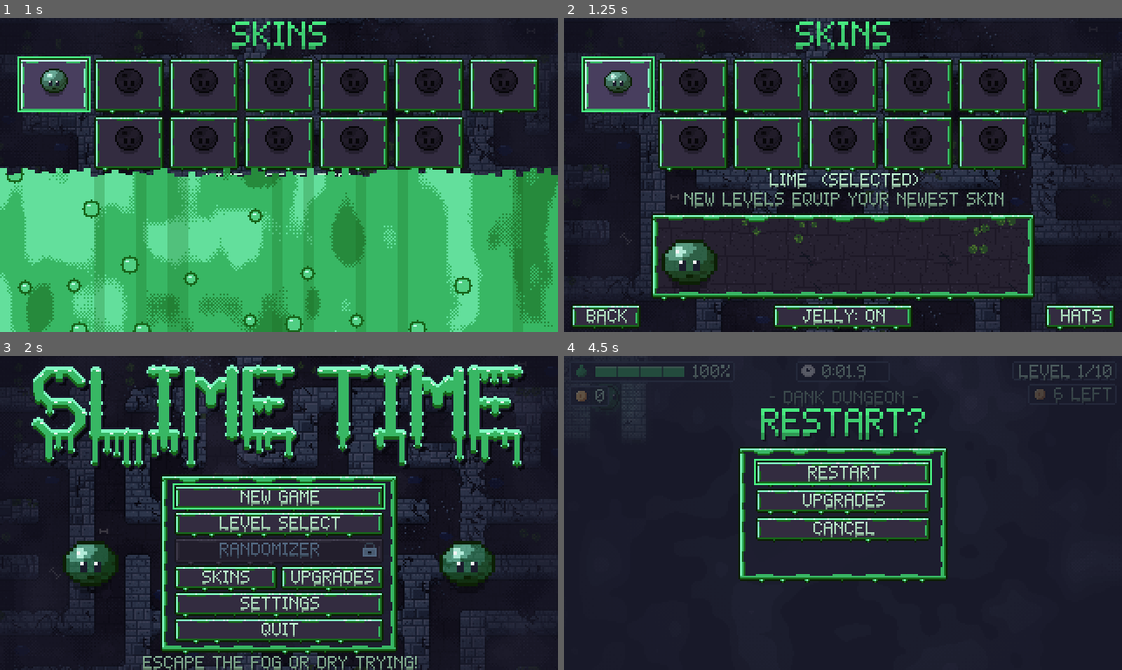
Above: before the commit, frames 1-4 (two rows, left to right).
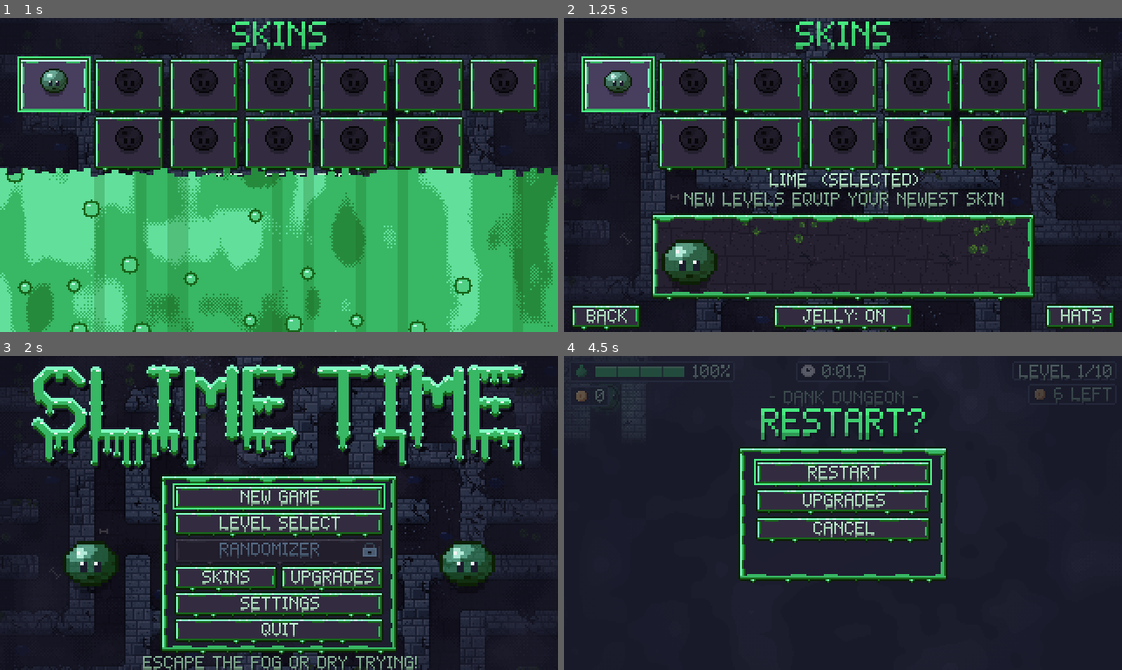
Above: after the commit, the same moments.

Repository: AveryBlue-GD/slime-time
Game: Godot game, scene res://scenes/title.tscn
Same seed, same stepped clock (60 frames per second), same inputs: the game is played once before the commit and once after it.
Inputs (mouse positions are in pixels of both pictures, inside the frame that each line leads up to):
- Up to frame 1 (1 s): click "SKINS" at 0.5 s
- Up to frame 2 (1.25 s): no input
- Up to frame 3 (2 s): tap Enter at 1.25 s; move the mouse to (401, 497) at 1.27 s; hold D (move_right) from 1.28 s (still down); tap P at 1.35 s; click (401, 497) at 1.42 s; tap Space (jump) at 1.52 s
- Up to frame 4 (4.5 s): release D (move_right) at 2 s; click "NEW GAME" at 2 s; drag from (731, 528) to (815, 575) at 2.77 s; move the mouse to (898, 443) at 3.52 s; hold D (move_right) 3.53-4.25 s; tap I at 3.6 s; tap R (restart) at 4.25 s; drag from (815, 575) to (675, 465) at 4.27 s

Frame 1 is identical in both runs. In frame 2, 1.4% of the frame differs, in the area x 1-99%, y 62-100%; in frame 3, 1.7%, in the area x 29-71%, y 38-95%; in frame 4, 1.3%.

Commit message:
Remove the custom skin's glow (slider, setting, fog light, unlock text): the Brightness upgrade replaced it
Co-Authored-By: Claude Opus 5.5 <noreply@anthropic.com>

Diff:
--- a/assets/shaders/fog.gdshader
+++ b/assets/shaders/fog.gdshader
@@ -8,8 +8,7 @@
 // Unexplored cells are fully covered by mist. A newly reached cell clears over `reveal_time`;
 // once the slime moves away, lit cells fade back toward mist in steps. Walls use the same steps
 // at the same moments, just `wall_shade` thicker. Fog edges are softened by blending
-// neighboring cells and dithered so they stay pixel-crisp. A glowing slime (custom skin, after
-// beating the game) also lights rings of colored light around itself.
+// neighboring cells and dithered so they stay pixel-crisp.
 
 uniform float now;
 uniform float wall_shade = 0.3;
@@ -26,9 +25,6 @@
 uniform vec4 fog_deep = vec4(0.078, 0.078, 0.133, 1.0);
 uniform vec4 fog_mist = vec4(0.247, 0.239, 0.341, 1.0);
 
-uniform vec2 glow_pos;
-uniform float glow_radius = 0.0;
-uniform vec4 glow_color = vec4(1.0);
 
 const float BAYER[16] = {0.0, 8.0, 2.0, 10.0, 12.0, 4.0, 14.0, 6.0, 3.0, 11.0, 1.0, 9.0, 15.0, 7.0, 13.0, 5.0};
 const float DITHER_LEVELS = 8.0;
@@ -99,16 +95,5 @@
 	float band = floor(n * n * 5.0 * (0.7 + 0.6 * swell)) / 4.0;
 	vec3 rgb = mix(fog_deep.rgb, fog_mist.rgb, clamp(band, 0.0, 1.0));
 
-	if (glow_radius > 0.0) {
-		vec2 here = floor(UV * map_size / 2.0) * 2.0 + 1.0;
-		float d = distance(here, glow_pos) / glow_radius;
-		if (d < 1.0) {
-			float ring = d < 0.4 ? 0.1 : (d < 0.7 ? 0.35 : 0.65);
-			alpha = min(alpha, ring);
-			// Tint: the mist takes on the slime's color, and lit ground gets a faint wash.
-			rgb = mix(rgb, glow_color.rgb * 0.5, 0.6);
-			alpha = max(alpha, 0.14 * (1.0 - d));
-		}
-	}
 	COLOR = vec4(rgb, alpha);
 }
--- a/scripts/game.gd
+++ b/scripts/game.gd
@@ -43,8 +43,6 @@
 const UNREVEALED := Color(0, 0, 0, 0)
 ## Fog times are stored as 16-bit counts of 1/FOG_TICKS seconds (up to ~68 minutes).
 const FOG_TICKS := 16.0
-## Light radius of a fully glowing slime (custom skin, after beating the game).
-const GLOW_MAX_RADIUS := 64.0
 
 const GOO_ALPHA := 120
 ## Rainbow skin: the trail's hue advances this many full rainbows per second of play.
@@ -108,7 +106,6 @@
 var skin_color: Color = Skins.get_preset(Skins.DEFAULT).color
 var goo := Color(0, 0, 0)
 var goo_dark := Color(0, 0, 0)
-var glow_radius := 0.0
 var rainbow := false
 ## Hard mode: fully dimmed areas turn back into unexplored fog.
 var hard_mode := false
@@ -186,7 +183,6 @@
 		if not is_random() and not hard_mode:
 			equipped = progress.equip_first_run_skin(level)
 		skin_color = progress.skin_color()
-		glow_radius = progress.glow_amount() * GLOW_MAX_RADIUS
 		rainbow = progress.is_rainbow()
 	var shades := Skins.shades(skin_color)
 	goo = Color(shades.mid, GOO_ALPHA / 255.0)
@@ -263,7 +259,7 @@
 			if light_reach > 0.0:
 				_reveal_light(pos)
 	_pick_up_coins(pos)
-	if not chalice.visible and pos.distance_to(chalice.position) <= CHALICE_REVEAL_DISTANCE + glow_radius * 0.5:
+	if not chalice.visible and pos.distance_to(chalice.position) <= CHALICE_REVEAL_DISTANCE:
 		chalice.visible = true
 	hud.set_slime(slime_remaining)
 	if slime_remaining <= 0.0 and not slime.is_airborne():
@@ -273,7 +269,6 @@
 func _process(_delta: float) -> void:
 	var fog_material := fog_sprite.material as ShaderMaterial
 	fog_material.set_shader_parameter("now", elapsed)
-	fog_material.set_shader_parameter("glow_pos", slime.position + slime.sprite.position)
 	slime_light.position = (slime.position + slime.sprite.position).round()
 	if rainbow:
 		slime_light.modulate = Color(hud.goo_color, SLIME_LIGHT_STRENGTH)
@@ -355,7 +350,7 @@
 
 
 ## Fog opacity (0 = fully lit, 1 = covered) at a pixel position right now; matches fog.gdshader's
-## per-cell value, without its cosmetic extras (soft edges, clearing fade-in, glow).
+## per-cell value, without its cosmetic extras (soft edges, clearing fade-in).
 func fog_alpha_at(pos: Vector2) -> float:
 	var cell := _fog_decode(fog_image.get_pixelv(Vector2i((pos / FOG_CELL).floor())))
 	if not cell.revealed:
@@ -418,8 +413,6 @@
 	fog_material.set_shader_parameter("fade_alpha", PackedFloat32Array(FADE_ALPHA))
 	fog_material.set_shader_parameter("wall_shade", WALL_FOG_ALPHA)
 	fog_material.set_shader_parameter("map_size", Vector2(maze.size * TILE))
-	fog_material.set_shader_parameter("glow_radius", glow_radius)
-	fog_material.set_shader_parameter("glow_color", skin_color)
 	fog_material.set_shader_parameter("hard_mode", hard_mode)
 	var fog_colors := Themes.fog_colors(theme)
 	if not fog_colors.is_empty():
@@ -750,7 +743,7 @@
 	elif progress and progress.levels_cleared < level:
 		var unlocked := Skins.unlocked_by_level(level)
 		if level >= Levels.COUNT:
-			text += "\nUNLOCKED: ANY SKIN YOU WANT + GLOW + RAINBOW!"
+			text += "\nUNLOCKED: ANY SKIN YOU WANT + RAINBOW!"
 		elif unlocked != "":
 			text += "\nNEW SKIN: " + unlocked
 		get_tree().create_timer(0.6).timeout.connect(func() -> void: _sfx("unlock"))
--- a/scripts/progress.gd
+++ b/scripts/progress.gd
@@ -44,8 +44,6 @@
 ## Spending coins dev mode adds (0 when --coins sets an exact amount).
 var dev_coins := DEV_COINS
 var custom_color := Color8(239, 125, 47)
-## Glow strength for the custom skin, 0-1.
-var glow := 0.6
 var sound_on := true
 ## Master volume, 0-1 (applied to the Master audio bus).
 var volume := 0.8
@@ -158,7 +156,6 @@
 	selected_hat = file.get_value("skin", "hat", Hats.NONE)
 	if not is_hat_unlocked(selected_hat):
 		selected_hat = Hats.NONE
-	glow = clampf(file.get_value("skin", "glow", glow), 0.0, 1.0)
 	sound_on = file.get_value("settings", "sound_on", true)
 	volume = clampf(file.get_value("settings", "volume", volume), 0.0, 1.0)
 	hard_mode = file.get_value("settings", "hard_mode", false)
@@ -197,7 +194,6 @@
 	file.set_value("skin", "custom_color", custom_color)
 	file.set_value("skin", "jelly", jelly)
 	file.set_value("skin", "hat", selected_hat)
-	file.set_value("skin", "glow", glow)
 	file.set_value("settings", "sound_on", sound_on)
 	file.set_value("settings", "volume", volume)
 	file.set_value("settings", "hard_mode", hard_mode)
@@ -427,7 +423,6 @@
 	set_jelly(true)
 	selected_hat = Hats.NONE
 	custom_color = Color8(239, 125, 47)
-	glow = 0.6
 	hard_mode = false
 	best_times = {}
 	skin_notices_seen.clear()
@@ -454,13 +449,6 @@
 	return Skins.get_preset(id).color
 
 
-## Glow strength in play: only the custom skin glows, and only once the game is beaten.
-func glow_amount() -> float:
-	if active_skin() == Skins.CUSTOM and is_skin_unlocked(Skins.CUSTOM):
-		return glow
-	return 0.0
-
-
 ## Wears skin `id` as jelly or (`jelly_version` false) solid, if that version is unlocked.
 func select_skin(id: String, jelly_version: Variant = null) -> void:
 	var as_jelly: bool = jelly if jelly_version == null else jelly_version
--- a/scripts/skins.gd
+++ b/scripts/skins.gd
@@ -3,7 +3,7 @@
 
 ## Slime colors. Each preset unlocks once `unlock` levels have been cleared (Lime from the
 ## start, then one per level 1-9). A level's first run is played in the skin the level before it
-## unlocked, so each one is matched to the next level's theme (see Themes.BY_LEVEL). "custom" (color wheel + glow) unlocks after the final level.
+## unlocked, so each one is matched to the next level's theme (see Themes.BY_LEVEL). "custom" (color wheel) unlocks after the final level.
 ## "rainbow" unlocks with level 10, like the custom color: rainbow bands flow across the slime
 ## like a wave, and its trail cycles through the rainbow.
 ## Jelly: slimes are see-through jelly by default. Every skin also comes in a solid version
--- a/scripts/ui/skin_showcase.gd
+++ b/scripts/ui/skin_showcase.gd
@@ -74,17 +74,15 @@
 			floor_root.add_child(tile)
 
 
-## Shows skin `color` (`rainbow`, `jelly` = see-through, `glow` 0-1, `locked` = silhouette) and
+## Shows skin `color` (`rainbow`, `jelly` = see-through, `locked` = silhouette) and
 ## starts the routine from the top.
-func show_skin(color: Color, rainbow: bool, jelly: bool, glow := 0.0, locked := false) -> void:
+func show_skin(color: Color, rainbow: bool, jelly: bool, locked := false) -> void:
 	if slime:
 		slime.queue_free()
 	slime = UIKit.make_slime_preview(color, 2, rainbow, jelly)
 	add_child(slime)
 	if locked:
 		slime.modulate = Color(0, 0, 0, 0.85)
-	else:
-		slime.modulate = Color(1, 1, 1).lerp(Color(1.6, 1.6, 1.6), glow * 0.5)
 	_time = 0.0
 	_pose()
 
--- a/scripts/ui/skins_screen.gd
+++ b/scripts/ui/skins_screen.gd
@@ -3,7 +3,7 @@
 ## Skin select. Slimes are see-through jelly by default; the JELLY ON / OFF switch shows the same
 ## skins in solid form instead, each unlocked by beating its level on hard mode (the jelly ones
 ## unlock with the story levels). A tile per skin (locked ones are silhouettes); for the custom
-## skin, once the game is beaten, a color wheel and a glow slider. The HATS button flips to the
+## skin, once the game is beaten, a color wheel. The HATS button flips to the
 ## hats page: a tile per hat (plus no hat), each shown on a slime in your skin.
 ##
 ## Layout (320x180, mirrored left/right): title, a 7-wide grid, the status line, a hint, the
@@ -18,7 +18,7 @@
 const RULE_TOP := 100
 const CUSTOM_TOP := 112
 const WHEEL_SIZE := 48
-const SLIDER_WIDTH := 90
+const WHEEL_GAP := 40
 const SKINS_RULE := "NEW LEVELS EQUIP YOUR NEWEST SKIN"
 const SOLID_RULE := "SOLID SKINS UNLOCK ON HARD MODE"
 const HATS_RULE := "WIN RANDOM MAZES TO UNLOCK HATS"
@@ -29,7 +29,6 @@
 var status: Label
 var custom_panel: Control
 var wheel: ColorWheel
-var glow_slider: HSlider
 var big_preview: AnimatedSprite2D
 ## The animated preview of the clicked skin (where the custom panel goes when that's not shown).
 var showcase: SkinShowcase
@@ -197,13 +196,13 @@
 	return tile
 
 
-## The custom color panel, mirrored about the center: the wheel on the left, the glow slider in
-## the middle, the big preview on the right.
+## The custom color panel, mirrored about the center: the wheel on the left, the big preview
+## on the right.
 func _build_custom_panel() -> void:
 	custom_panel = Control.new()
 	custom_panel.position = Vector2(0, CUSTOM_TOP)
 	add_child(custom_panel)
-	var span := WHEEL_SIZE + 16 + SLIDER_WIDTH + 16 + WHEEL_SIZE  # wheel, gap, slider, gap, preview
+	var span := WHEEL_SIZE + WHEEL_GAP + WHEEL_SIZE  # wheel, gap, preview
 	var left := roundf((320 - span) / 2.0)
 	wheel = ColorWheel.new()
 	wheel.position = Vector2(left, 0)
@@ -212,22 +211,6 @@
 	wheel.set_color(Progress.custom_color)
 	wheel.color_changed.connect(func(_c: Color) -> void: _on_custom_changed())
 
-	var slider_x := left + WHEEL_SIZE + 16
-	var label := UIKit.make_label("GLOW", 8, UIKit.TEXT_DIM)
-	label.horizontal_alignment = HORIZONTAL_ALIGNMENT_CENTER
-	label.position = Vector2(slider_x, 12)
-	label.size = Vector2(SLIDER_WIDTH, 10)
-	custom_panel.add_child(label)
-	glow_slider = HSlider.new()
-	glow_slider.position = Vector2(slider_x, 26)
-	glow_slider.size = Vector2(SLIDER_WIDTH, 10)
-	glow_slider.min_value = 0.0
-	glow_slider.max_value = 1.0
-	glow_slider.step = 0.05
-	glow_slider.value = Progress.glow
-	glow_slider.value_changed.connect(func(_v: float) -> void: _on_custom_changed())
-	custom_panel.add_child(glow_slider)
-
 	big_preview = UIKit.make_slime_preview(Progress.custom_color, 2)
 	big_preview.position = Vector2(left + span - WHEEL_SIZE / 2.0, WHEEL_SIZE / 2.0)
 	custom_panel.add_child(big_preview)
@@ -245,8 +228,7 @@
 ## Plays skin `id` (in the version on view) on the preview stage.
 func _preview(id: String) -> void:
 	var color: Color = Skins.RAINBOW_BASE if id == Skins.RAINBOW else (Progress.custom_color if id == Skins.CUSTOM else Skins.get_preset(id).color)
-	var glow: float = Progress.glow if id == Skins.CUSTOM else 0.0
-	showcase.show_skin(color, id == Skins.RAINBOW, view_jelly, glow, not Progress.is_skin_unlocked(id, view_jelly))
+	showcase.show_skin(color, id == Skins.RAINBOW, view_jelly, not Progress.is_skin_unlocked(id, view_jelly))
 
 
 func _on_hat_tile(id: String) -> void:
@@ -257,11 +239,9 @@
 func _on_custom_changed() -> void:
 	wheel.value = 1.0
 	Progress.custom_color = wheel.get_color()
-	Progress.glow = glow_slider.value
 	Progress.save_progress()
 	Skins.apply_to(big_preview.material, Progress.custom_color)
 	Skins.apply_to(tiles[Skins.CUSTOM].get_meta("preview").material, Progress.custom_color)
-	big_preview.modulate = Color(1, 1, 1).lerp(Color(1.6, 1.6, 1.6), Progress.glow * 0.5)
 	skin_text.recolor()
 
 
--- a/scripts/ui/victory.gd
+++ b/scripts/ui/victory.gd
@@ -7,14 +7,14 @@
 
 func _ready() -> void:
 	UIKit.setup_screen(self, "YOU ESCAPED!")
-	var lines := UIKit.make_label("ALL %d MAZES CLEARED\n\nUNLOCKED: ANY SKIN YOU WANT + GLOW + RAINBOW" % Levels.COUNT, 8, UIKit.TEXT)
+	var lines := UIKit.make_label("ALL %d MAZES CLEARED\n\nUNLOCKED: ANY SKIN YOU WANT + RAINBOW" % Levels.COUNT, 8, UIKit.TEXT)
 	lines.horizontal_alignment = HORIZONTAL_ALIGNMENT_CENTER
 	add_child(lines)
 	lines.set_anchors_and_offsets_preset(Control.PRESET_TOP_WIDE)
 	lines.offset_top = 26
 	lines.offset_bottom = 56
 
-	# Every skin hops along, with the new custom color in the middle, glowing.
+	# Every skin hops along, with the new custom color in the middle.
 	var colors: Array[Color] = []
 	for preset: Dictionary in Skins.PRESETS:
 		colors.append(preset.color)
--- a/tests/demo_unlock_all.gd
+++ b/tests/demo_unlock_all.gd
@@ -36,7 +36,6 @@
 	Progress.current_level = 1
 	Progress.selected_skin = Skins.DEFAULT
 	Progress.custom_color = Color8(239, 125, 47)
-	Progress.glow = 0.6
 	Progress.hard_mode = false
 	Progress.best_times = {}
 	Progress.skin_notices_seen.clear()
--- a/tests/test_phase5.gd
+++ b/tests/test_phase5.gd
@@ -1,6 +1,6 @@
 extends SceneTree
 
-## Phase 5 checks: skins unlock and recolor slime/trail/HUD, the custom skin glows only after the
+## Phase 5 checks: skins unlock and recolor slime/trail/HUD, the custom color unlocks after the
 ## game is beaten, key remapping works and saves, walls and floor dim together, randomizer mazes
 ## are always completable (and beatable), and the menu screens build correctly.
 ## Uses a throwaway save file; your real save is never written.
@@ -40,13 +40,12 @@
 	progress.select_skin("ocean")
 	_check(progress.skin_color() == Skins.get_preset("ocean").color, "clearing level 3 unlocks Ocean")
 	progress.selected_skin = Skins.CUSTOM
-	_check(progress.skin_color() == starter and progress.glow_amount() == 0.0, "custom skin and glow stay locked before beating the game")
+	_check(progress.skin_color() == starter, "the custom skin stays locked before beating the game")
 	progress.levels_cleared = 10
 	progress.custom_color = Color(0.2, 0.4, 1.0)
-	progress.glow = 0.5
-	_check(progress.skin_color() == Color(0.2, 0.4, 1.0) and progress.glow_amount() == 0.5, "after level 10 the custom color and glow apply")
-
-	# --- Skin in game: slime, trail and HUD all use it; glow only with the custom skin.
+	_check(progress.skin_color() == Color(0.2, 0.4, 1.0), "after level 10 the custom color applies")
+
+	# --- Skin in game: slime, trail and HUD all use it.
 	_reset_progress()
 	progress.levels_cleared = 3  # Ocean unlocks with level 3
 	progress.select_skin("ocean")
@@ -59,7 +58,6 @@
 	_check(_close(trail, ocean_mid) or _close(trail, Skins.shades(Skins.get_preset("ocean").color).dark),
 		"goo trail is the skin's color")
 	_check(game.hud.fill.color == Skins.get_preset("ocean").color, "slime meter is the skin's color")
-	_check(game.glow_radius == 0.0, "preset skins don't glow")
 
 	# --- Walls and floor dim in lockstep.
 	var wall_point := Vector2(start.x, 8.0)
@@ -78,14 +76,6 @@
 		lockstep = lockstep and absf(w - (f + (1.0 - f) * game.WALL_FOG_ALPHA)) < 0.01
 		steps.append("%.2f/%.2f" % [f, w])
 	_check(lockstep, "wall next to the trail dims at the same moments as the floor (floor/wall: %s)" % ", ".join(steps))
-	game.free()
-
-	progress.levels_cleared = 10
-	progress.selected_skin = Skins.CUSTOM
-	progress.glow = 0.5
-	game = await _spawn({level = 1})
-	_check(game.glow_radius == 32.0 and (game.fog_sprite.material as ShaderMaterial).get_shader_parameter("glow_radius") == 32.0,
-		"custom skin with half glow lights a 32 px radius")
 	game.free()
 
 	# --- Key remapping
@@ -172,7 +162,7 @@
 	progress.levels_cleared = 10
 	progress.selected_skin = Skins.CUSTOM
 	screen = await _open("res://scenes/skins.tscn")
-	_check(screen.custom_panel.visible, "after beating the game the color wheel + glow panel shows")
+	_check(screen.custom_panel.visible, "after beating the game the color wheel shows")
 	screen._refresh(Skins.RAINBOW)
 	_check(screen.status.text.begins_with("RAINBOW"), "...and after level 10 it's unlocked (%s)" % screen.status.text)
 	screen.free()
@@ -190,7 +180,6 @@
 	progress.highest_unlocked = 1
 	progress.current_level = 1
 	progress.selected_skin = Skins.DEFAULT
-	progress.glow = 0.6
 	progress.mode = progress.MODE_STORY
 	progress.reset_bindings()
 
Not shown, changed: CLAUDE.md
